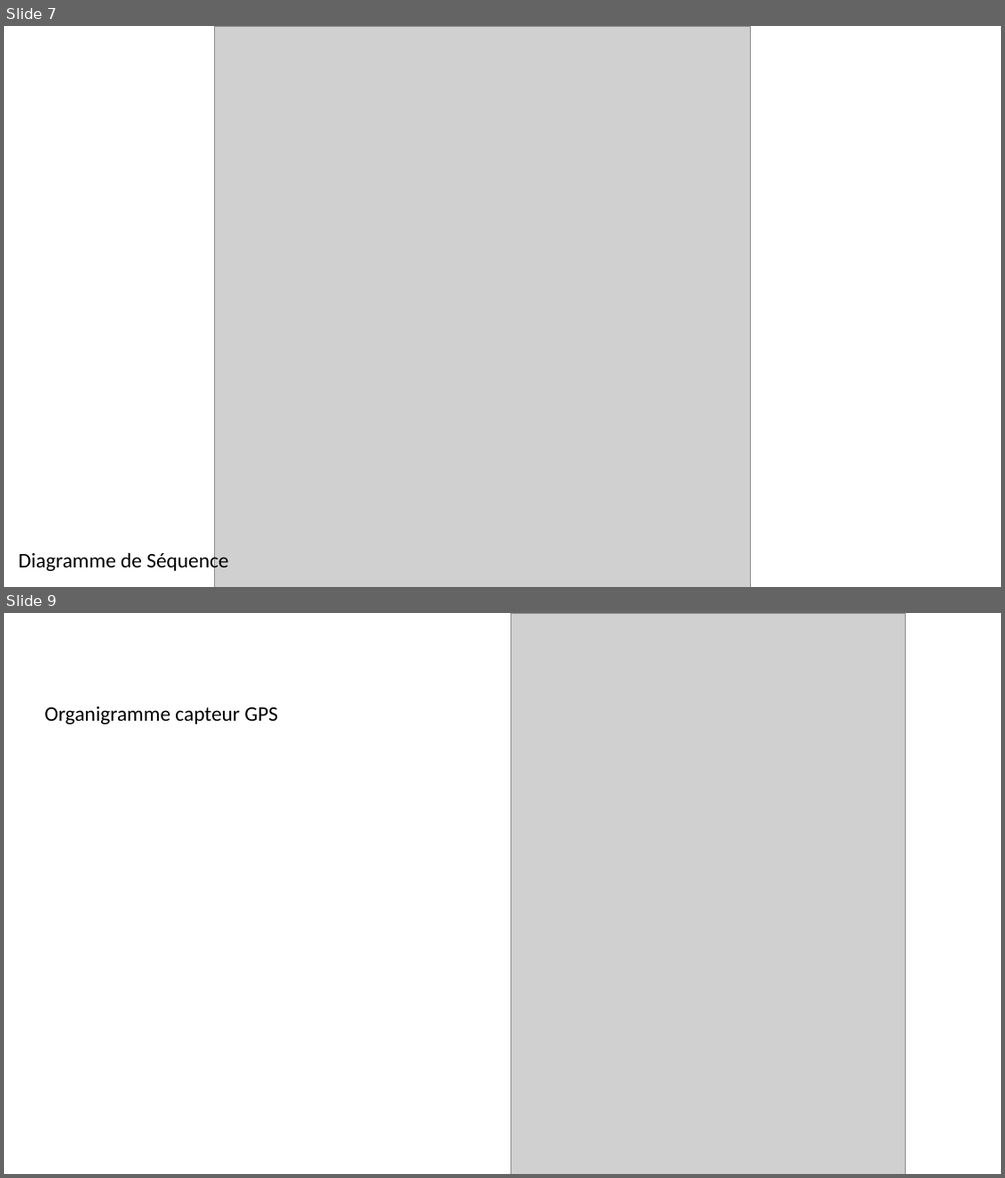
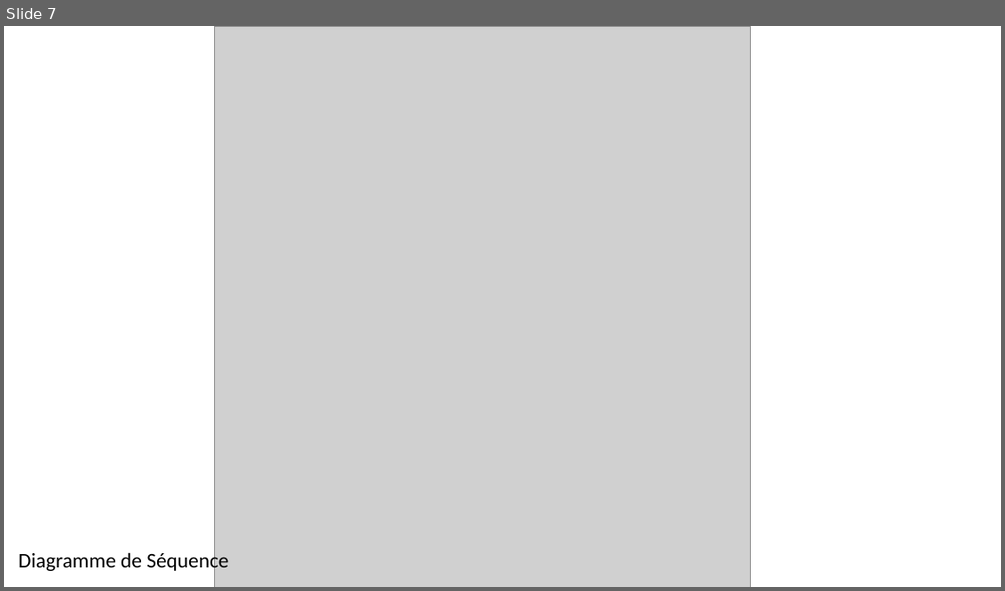
Before and after one commit to julien-negrobar/melaina, a slide deck: desrosiers Lucas /Projet MELAINA (abeille) 2/les fichier du mindview/mindview lucas /Présentation diagrammes.pptx. Shown one above the other, each under a label of ours: slides 7 and 9 before the commit, slide 7 after it; the slides between them are not shown. The pictures are 1005x1178 and 1005x591 pixels, drawn with LibreOffice and Linux fonts; fonts in the diff are those of the drawing; grey boxes stand for pictures. Boxes give left, top, right and bottom in pixels: in the first picture for what was removed or moved away, otherwise in the second. Text is boxed around its words. In the diff, an @@ line names an element or a change of style, - is before the commit and + after.

```diff
--- a/desrosiers Lucas /Projet MELAINA (abeille) 2/les fichier du mindview/mindview lucas /Présentation diagrammes.pptx
+++ b/desrosiers Lucas /Projet MELAINA (abeille) 2/les fichier du mindview/mindview lucas /Présentation diagrammes.pptx
@@ slide 9 removed at bbox=[4, 613, 1001, 1174], background #FFFFFF @@
@@ picture removed at bbox=[511, 613, 905, 1174] @@
@@ text removed at bbox=[45, 706, 277, 724] @@
-Organigramme capteur GPS
```
Also in this commit, not shown: 1 other slide removed, 9 other files.
